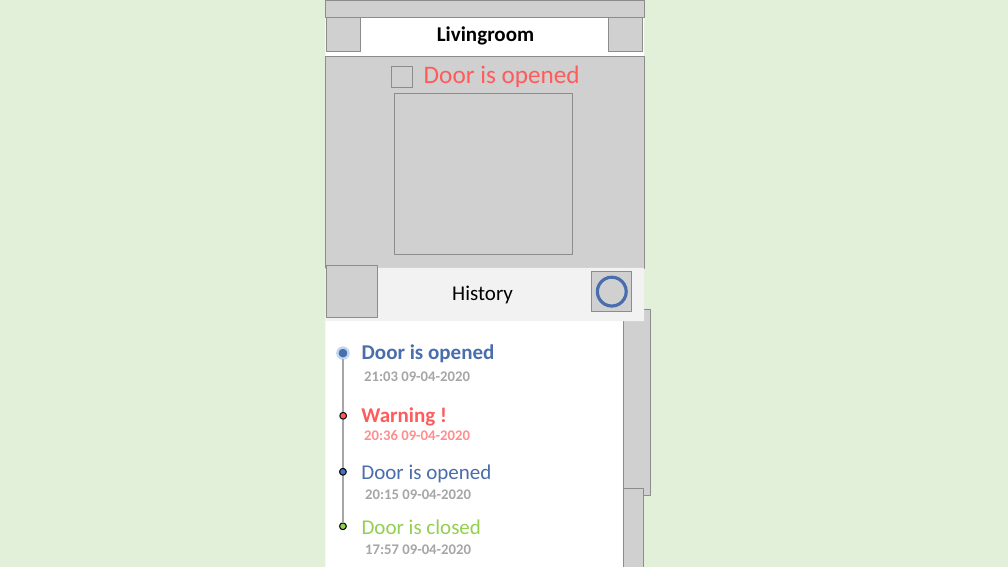
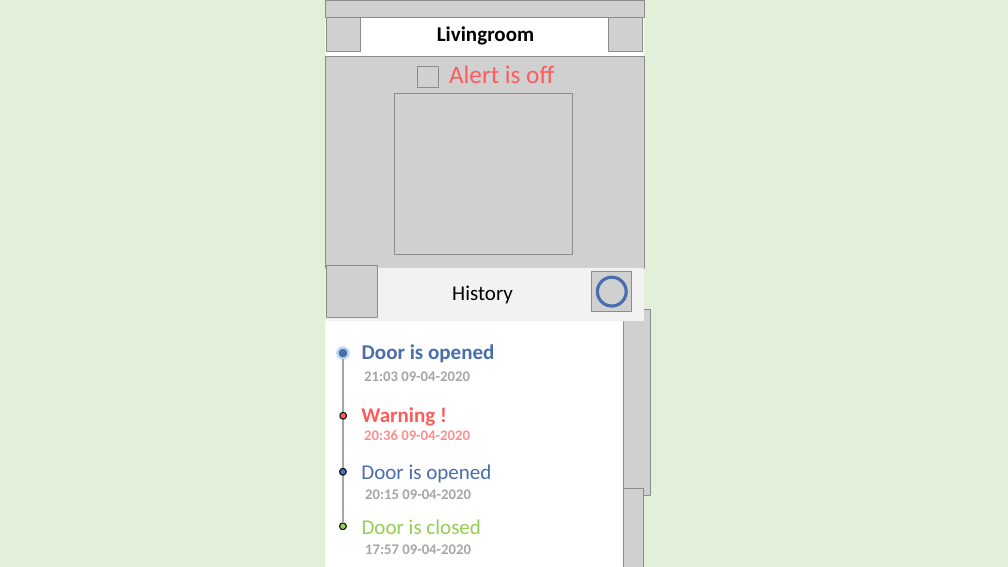
Before and after one commit to thanhtung2105/CA-SS-mobile-interface-design, a slide deck: slide 5 of CA-SS_mobile_interface_idea/CA-SS_mobile_interface_idea.pptx. Drawn at 1008x567 pixels with LibreOffice and Linux fonts; fonts in the diff are those of the drawing; grey boxes stand for pictures. Boxes give left, top, right and bottom in pixels: in the first picture for what was removed or moved away, otherwise in the second. Text is boxed around its words. In the diff, an @@ line names an element or a change of style, - is before the commit and + after.

```diff
--- a/CA-SS_mobile_interface_idea/CA-SS_mobile_interface_idea.pptx
+++ b/CA-SS_mobile_interface_idea/CA-SS_mobile_interface_idea.pptx
@@ picture: place and size @@
-picture at (392,66,413,87)
+picture at (417,66,439,87)
@@ text at (449,65,554,83): text changed @@
-Door is opened
+Alert is off
```
Also in this commit, not shown: 3 other slides changed, 5 slides added, 1 slide removed.
